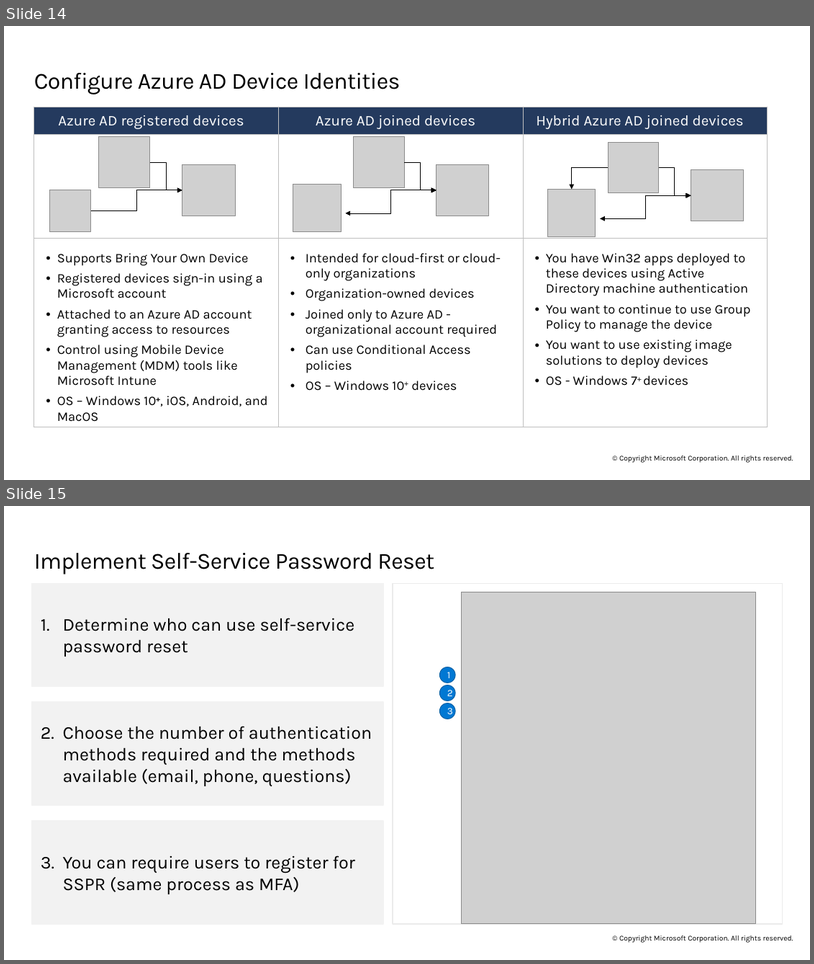
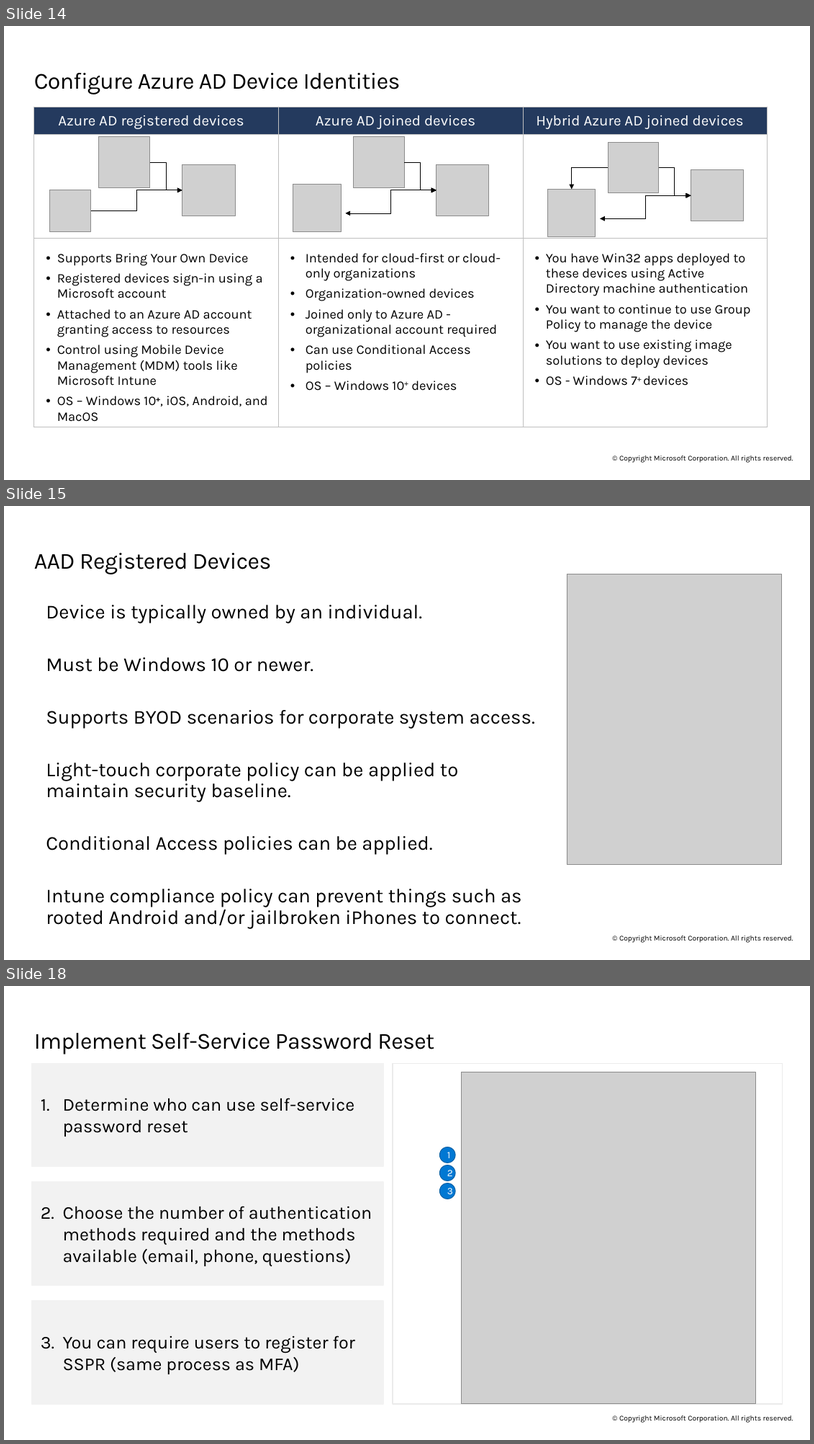
Before and after one commit to ryanpbetts/az-104-material, a slide deck: Slides/AZ-104T00A-ENU-PowerPoint_01 - done.pptx. Shown one above the other, each under a label of ours: slides 14 and 15 before the commit, slides 14, 15 and 18 after it; the slides between them are not shown. The pictures are 814x964 and 814x1444 pixels, drawn with LibreOffice and Linux fonts; fonts in the diff are those of the drawing; grey boxes stand for pictures. Boxes give left, top, right and bottom in pixels: in the first picture for what was removed or moved away, otherwise in the second. Text is boxed around its words. In the diff, an @@ line names an element or a change of style, - is before the commit and + after.

```diff
--- a/Slides/AZ-104T00A-ENU-PowerPoint_01 - done.pptx
+++ b/Slides/AZ-104T00A-ENU-PowerPoint_01 - done.pptx
@@ slide 15 added at box(4, 506, 810, 960), background #FFFFFF; not listed: 1 template element that a slide beside it also shows @@
@@ title added at box(34, 553, 271, 574), 28 pt, text #000000 @@
+AAD Registered Devices
@@ picture added at box(567, 574, 782, 864) @@
@@ text added at box(46, 605, 535, 929), 24 pt, text #000000 @@
+Device is typically owned by an individual.
+Must be Windows 10 or newer.
+Supports BYOD scenarios for corporate system access.
+Light-touch corporate policy can be applied to maintain security baseline.
+Conditional Access policies can be applied.
+Intune compliance policy can prevent things such as rooted Android and/or jailbroken iPhones to connect.
@@ what was slide 15 is now slide 18 @@
```
Also in this commit, not shown: 2 other slides added, 3 other files.
